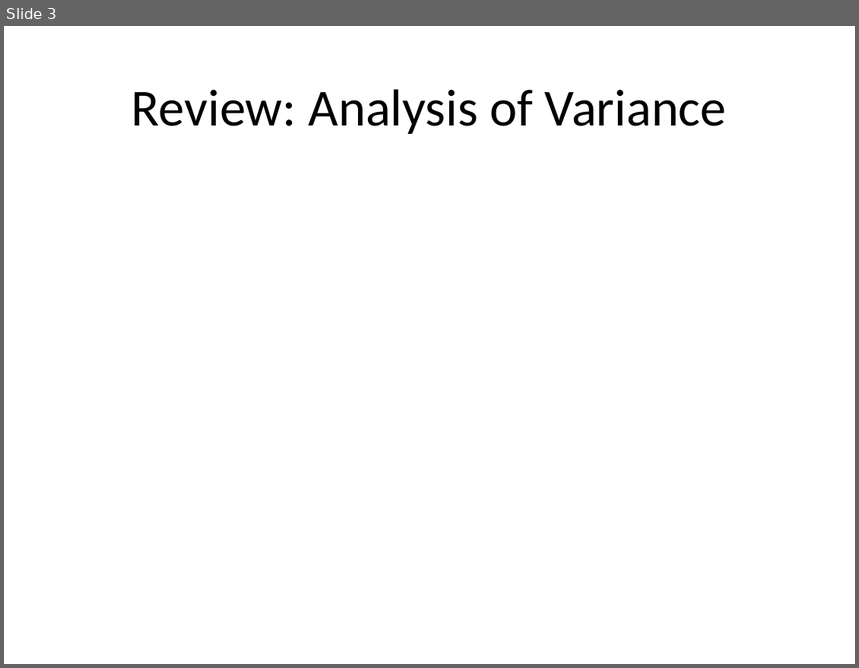
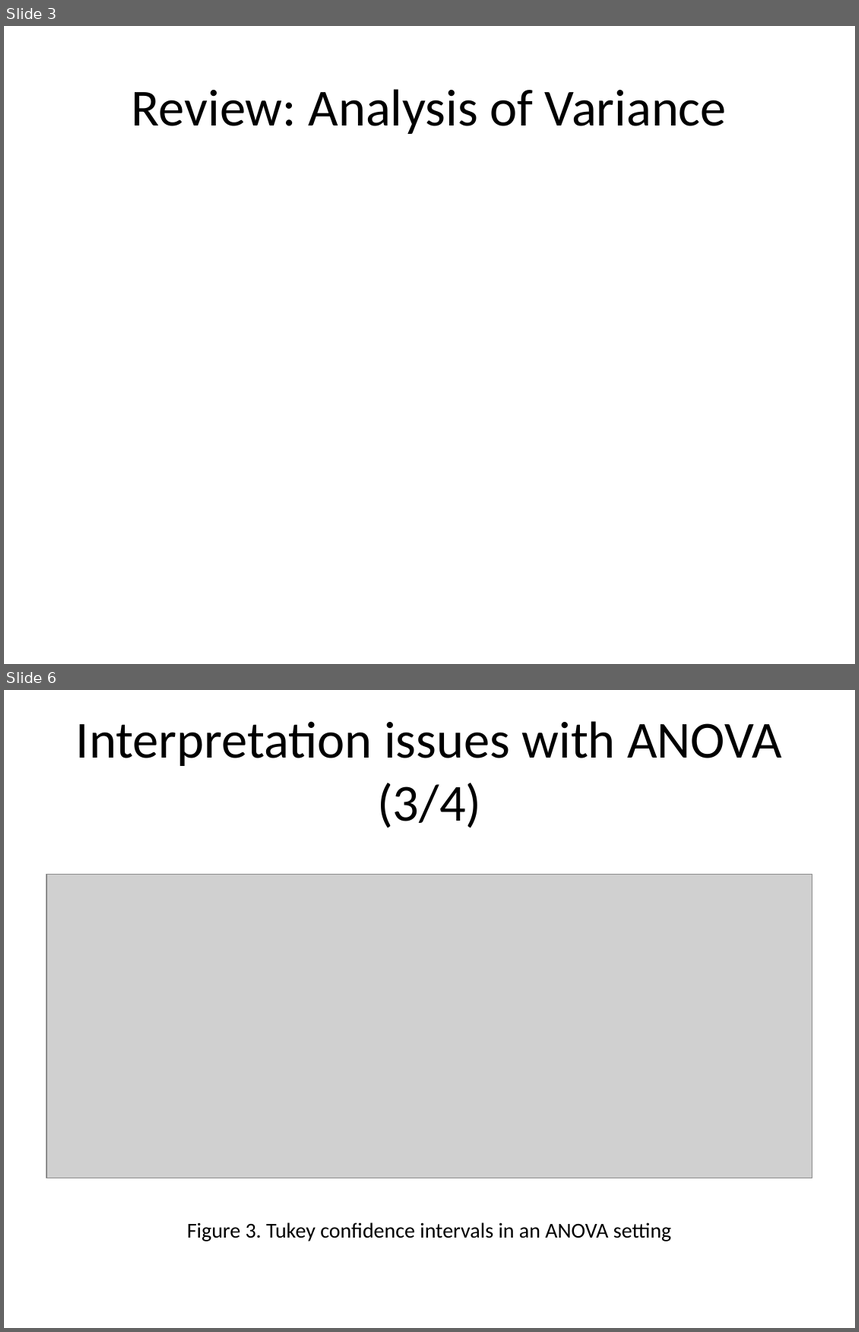
Before and after one commit to pmean/papers-and-presentations, a slide deck: anom/anom-talk.pptx. Shown one above the other, each under a label of ours: slide 3 before the commit, slides 3 and 6 after it; the slides between them are not shown. The pictures are 859x668 and 859x1332 pixels, drawn with LibreOffice and Linux fonts; fonts in the diff are those of the drawing; grey boxes stand for pictures. Boxes give left, top, right and bottom in pixels: in the first picture for what was removed or moved away, otherwise in the second. Text is boxed around its words. In the diff, an @@ line names an element or a change of style, - is before the commit and + after.

```diff
--- a/anom/anom-talk.pptx
+++ b/anom/anom-talk.pptx
@@ slide 6 added at [4,690,855,1328], background #FFFFFF @@
@@ title added at [76,721,781,828], 44 pt, text #000000 @@
+Interpretation issues with ANOVA (3/4)
@@ picture added at [47,875,813,1179] @@
@@ text added at [187,1223,672,1242], 18 pt, text #000000 @@
+Figure 3. Tukey confidence intervals in an ANOVA setting
```
Also in this commit, not shown: 2 slides changed, 18 other slides added, 12 other files.
